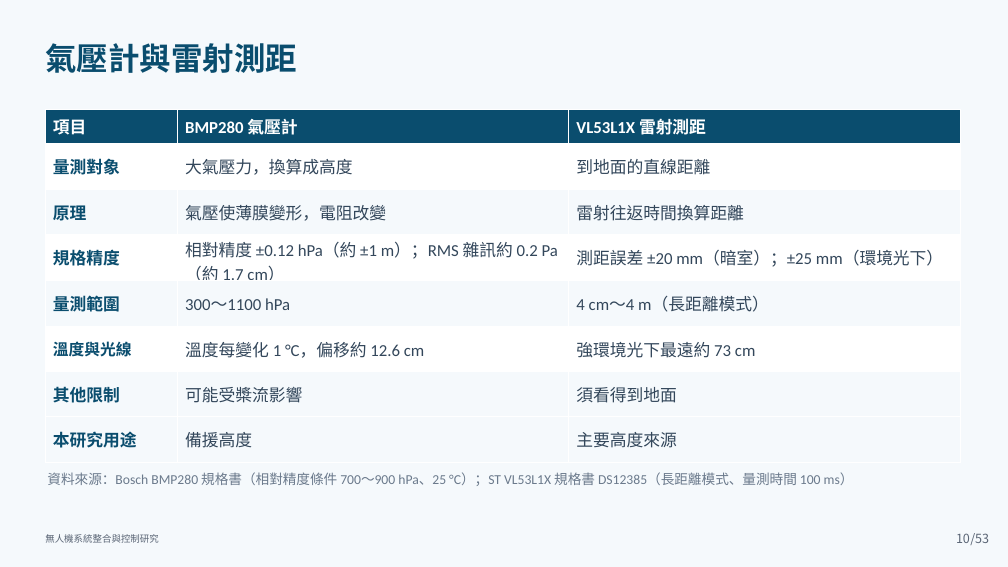
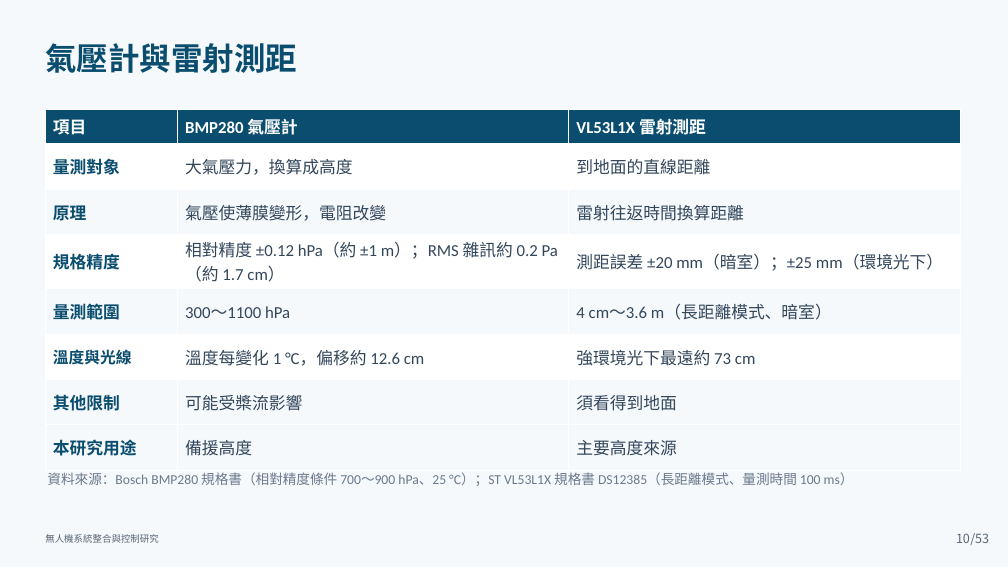
Before and after one commit to lingken1028/-, a slide deck: slide 10 of 無人機系統整合與控制研究_口試簡報 (2).pptx. Drawn at 1008x567 pixels with LibreOffice and Linux fonts; fonts in the diff are those of the drawing. Boxes give left, top, right and bottom in pixels: in the first picture for what was removed or moved away, otherwise in the second. Text is boxed around its words. In the diff, an @@ line names an element or a change of style, - is before the commit and + after.

```diff
--- a/無人機系統整合與控制研究_口試簡報 (2).pptx
+++ b/無人機系統整合與控制研究_口試簡報 (2).pptx
@@ table at [45, 110, 960, 462] @@
-row 5, column 3: 4 cm～4 m（長距離模式）
+row 5, column 3: 4 cm～3.6 m（長距離模式、暗室）
```
Also in this commit, not shown: 9 other slides changed, 1 slide added.
